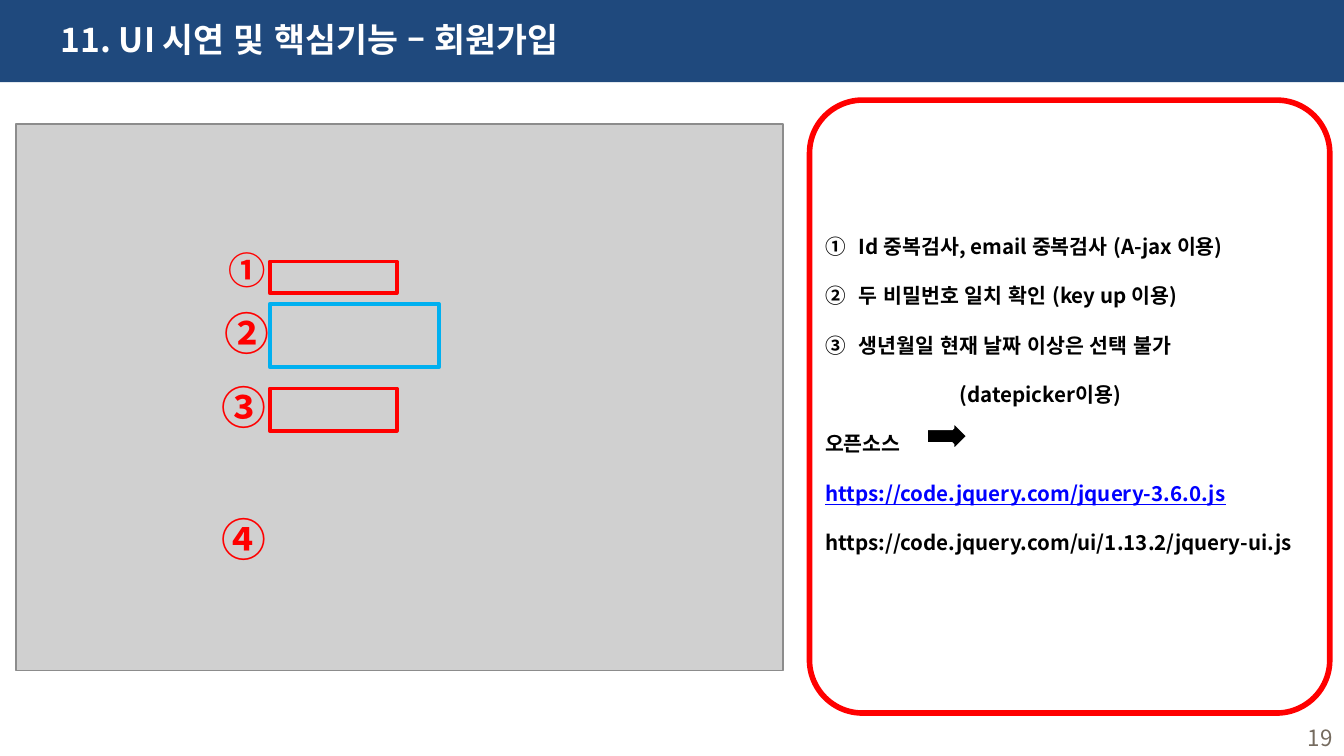
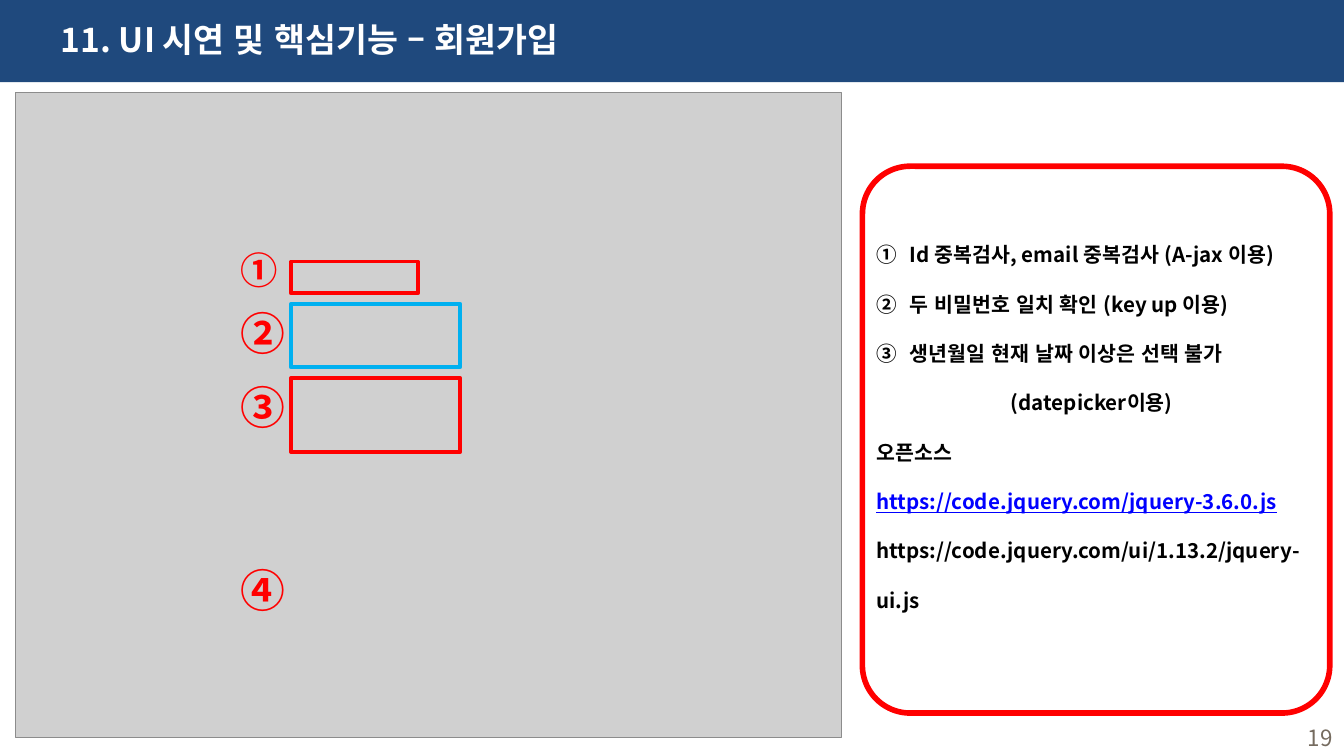
Before and after one commit to haryoung1/1st-dentalproject, a slide deck: slide 19 of 0317_치카치카치과.pptx. Drawn at 1344x756 pixels with LibreOffice and Linux fonts; fonts in the diff are those of the drawing; grey boxes stand for pictures. Boxes give left, top, right and bottom in pixels: in the first picture for what was removed or moved away, otherwise in the second. Text is boxed around its words. In the diff, an @@ line names an element or a change of style, - is before the commit and + after.

```diff
--- a/0317_치카치카치과.pptx
+++ b/0317_치카치카치과.pptx
@@ picture: place and size @@
-picture at (16,124,784,671)
+picture at (16,93,841,738)
@@ rounded rectangle "Id 중복검사, email 중복검사 (A-jax ...": place and size @@
-rounded rectangle "Id 중복검사, email 중복검사 (A-jax ..." at (809,101,1329,714)
+rounded rectangle "Id 중복검사, email 중복검사 (A-jax ..." at (863,167,1331,714)
@@ text "①": place and size @@
-text "①" at (229,252,266,288)
+text "①" at (241,252,278,288)
@@ text "②" rewrapped from (225,305,270,362) to (241,312,286,354) @@
@@ 2 rectangles, 1 text: place and size @@
-2 rectangles, 1 text at (221,262,439,428)
+2 rectangles, 1 text at (241,262,461,428)
@@ rectangle: place and size @@
-rectangle at (270,388,396,430)
+rectangle at (292,378,461,452)
@@ right arrow removed at (926,421,968,453) @@
@@ text "④": place and size @@
-text "④" at (221,518,266,560)
+text "④" at (241,569,286,611)
```
Also in this commit, not shown: 6 other slides changed, 2 other files.
